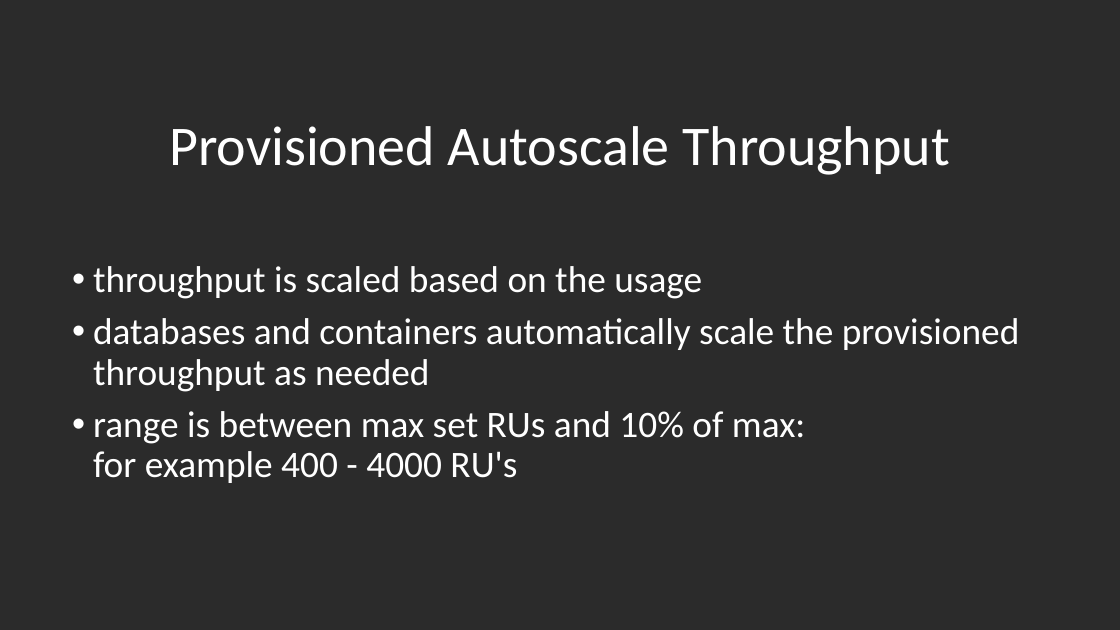
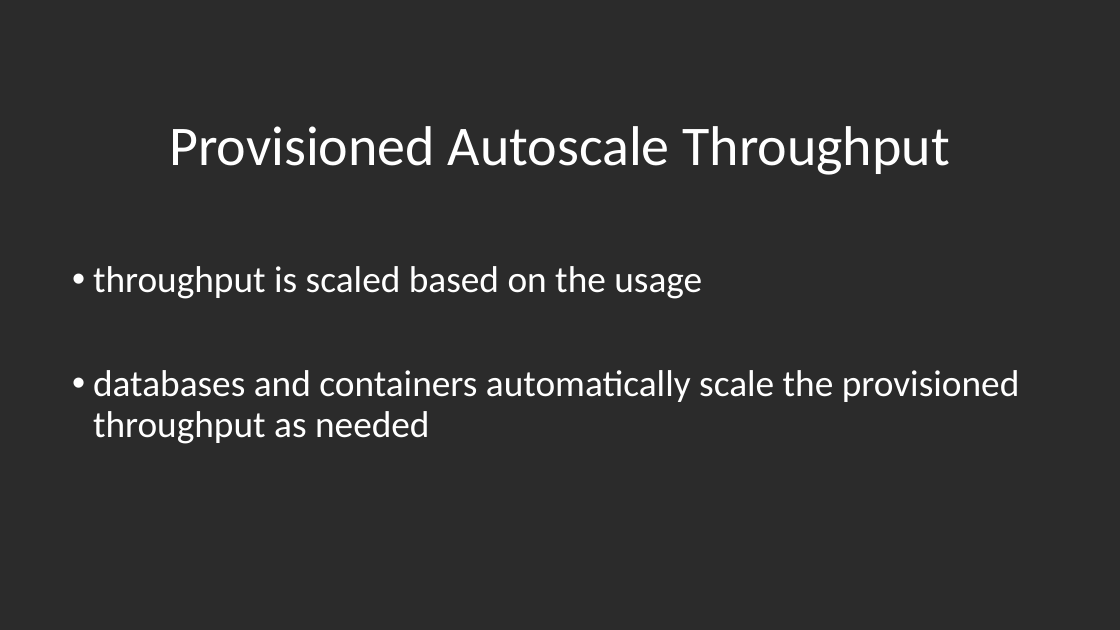
Before and after one commit to GoShow/CosmosDBDemo, a slide deck: slide 13 of Cosmos DB for C# developers.pptx (slide 20 before the commit). Drawn at 1120x630 pixels with LibreOffice and Linux fonts; fonts in the diff are those of the drawing; background and template pictures are left out; a plain dark background stands for a picture behind light text. Boxes give left, top, right and bottom in pixels: in the first picture for what was removed or moved away, otherwise in the second. Text is boxed around its words. In the diff, an @@ line names an element or a change of style, - is before the commit and + after.

```diff
--- a/Cosmos DB for C# developers.pptx
+++ b/Cosmos DB for C# developers.pptx
@@ text at [93,411,805,483]: paragraph removed @@
-• range is between max set RUs and 10% of max:
-  for example 400 - 4000 RU's
```
Also in this commit, not shown: 5 other slides changed.
